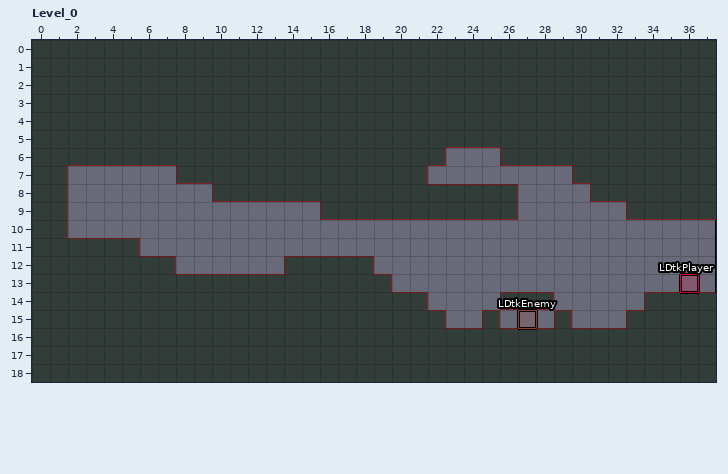
One commit to this LDtk project: Content/World.ldtk. The first picture shows the starting point.
Cells are 32x32 px. Shown: Level_0 x 0..37, y 0..18.
Once edited:
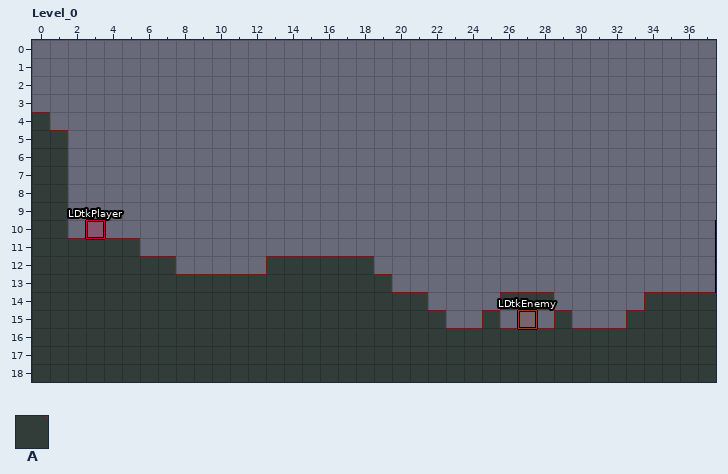
Key: from "Collisions": A 1.
_ is an empty cell, . an unchanged one.
Objects are placed by their top-left corner, in cells (3,4 is the top-left corner of cell 3,4); size is 1x1 cell unless given.
Edits made:
--- layer "Collisions"
@@ x 0..37 @@
- 0 AAAAAAAAAAAAAAAAAAAAAAAAAAAAAAAAAAAAAA
- 1 AAAAAAAAAAAAAAAAAAAAAAAAAAAAAAAAAAAAAA
- 2 AAAAAAAAAAAAAAAAAAAAAAAAAAAAAAAAAAAAAA
- 3 AAAAAAAAAAAAAAAAAAAAAAAAAAAAAAAAAAAAAA
- 4 .AAAAAAAAAAAAAAAAAAAAAAAAAAAAAAAAAAAAA
- 5 ..AAAAAAAAAAAAAAAAAAAAAAAAAAAAAAAAAAAA
- 6 ..AAAAAAAAAAAAAAAAAAAAA...AAAAAAAAAAAA
- 7 ........AAAAAAAAAAAAAA........AAAAAAAA
- 8 ..........AAAAAAAAAAAAAAAAA....AAAAAAA
- 9 ................AAAAAAAAAAA......AAAAA
+ 0 ______________________________________
+ 1 ______________________________________
+ 2 ______________________________________
+ 3 ______________________________________
+ 4 ._____________________________________
+ 5 ..____________________________________
+ 6 .._____________________...____________
+ 7 ........______________........________
+ 8 .........._________________...._______
+ 9 ................___________......_____
@@ x 13..13 @@
-12 _
+12 A
--- layer "Entities"
-"LDtkPlayer" rectangle at 36,13
+"LDtkPlayer" rectangle at 3,10
